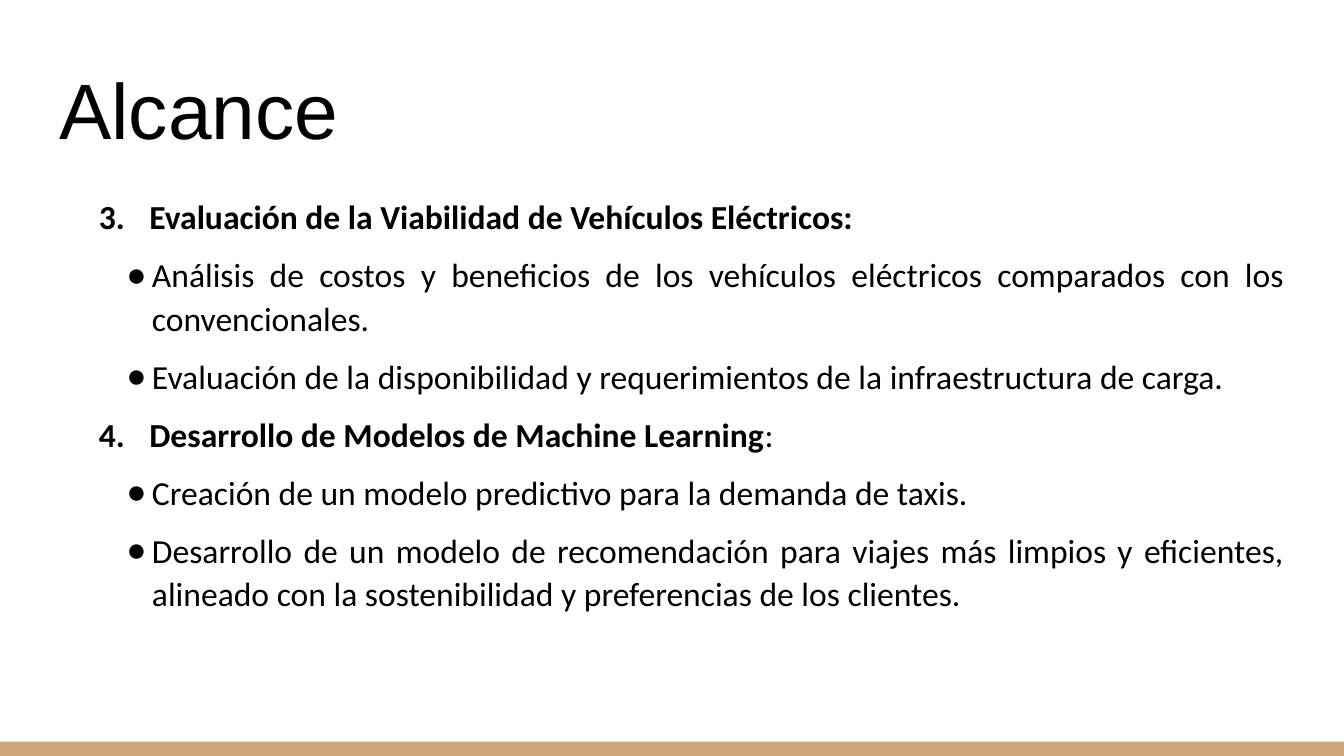
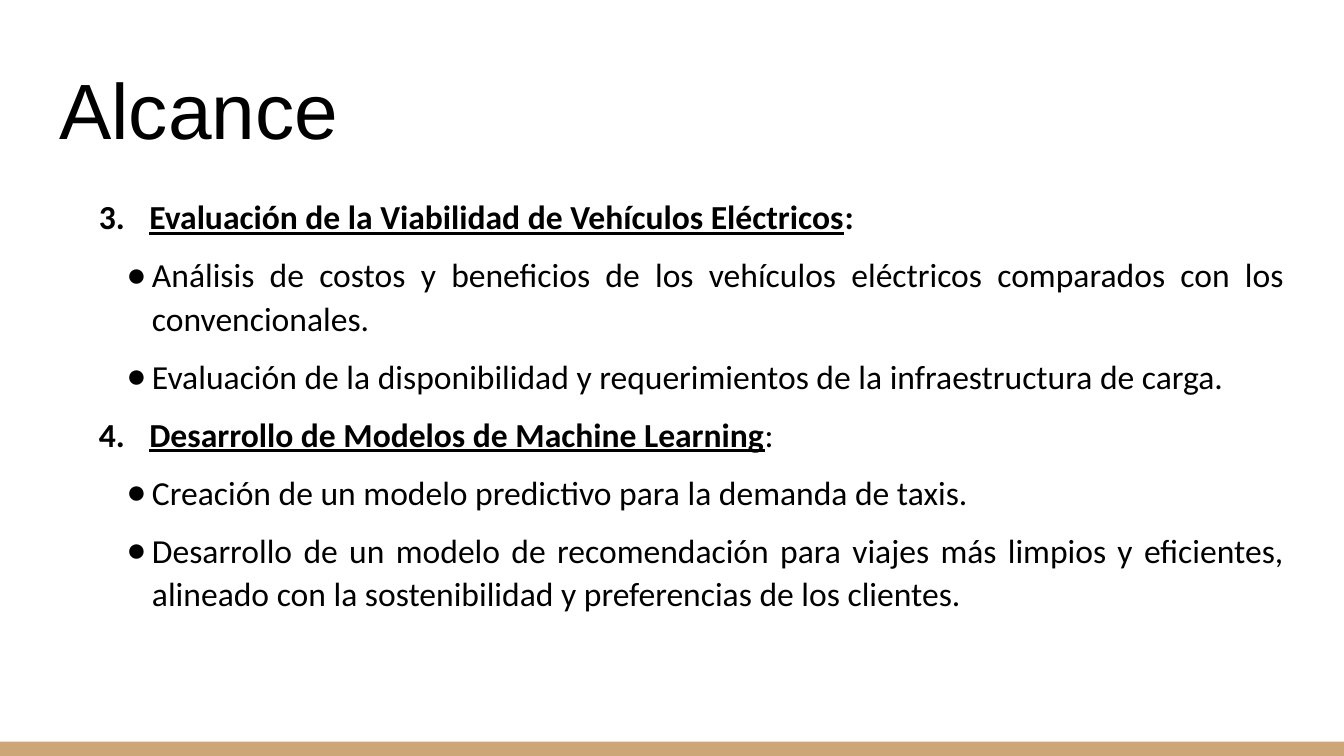
Before and after one commit to Chinaskidev/Dataminds-Consulting, a slide deck: slide 7 of Documentacion/Spring_1/Demo Sprint 1.pptx. Drawn at 1344x756 pixels with LibreOffice and Linux fonts; fonts in the diff are those of the drawing. Boxes give left, top, right and bottom in pixels: in the first picture for what was removed or moved away, otherwise in the second. Text is boxed around its words. In the diff, an @@ line names an element or a change of style, - is before the commit and + after.

```diff
--- a/Documentacion/Spring_1/Demo Sprint 1.pptx
+++ b/Documentacion/Spring_1/Demo Sprint 1.pptx
@@ text "Evaluación de la Viabilidad de ..." at [149, 205, 1284, 612]: underline on in "Evaluación de la Viabilidad de Vehículos Eléctricos:", "Desarrollo de Modelos de Machine Learning:"; less space between paragraphs; more space between paragraphs @@
```
Also in this commit, not shown: 8 other slides changed, 1 slide added, 1 other file.
